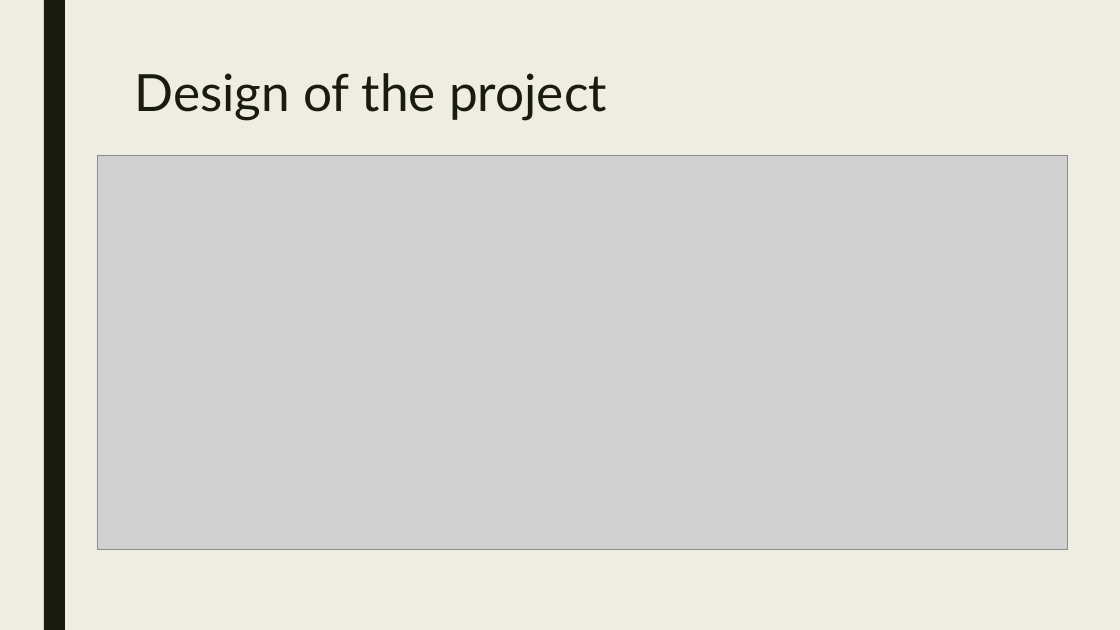
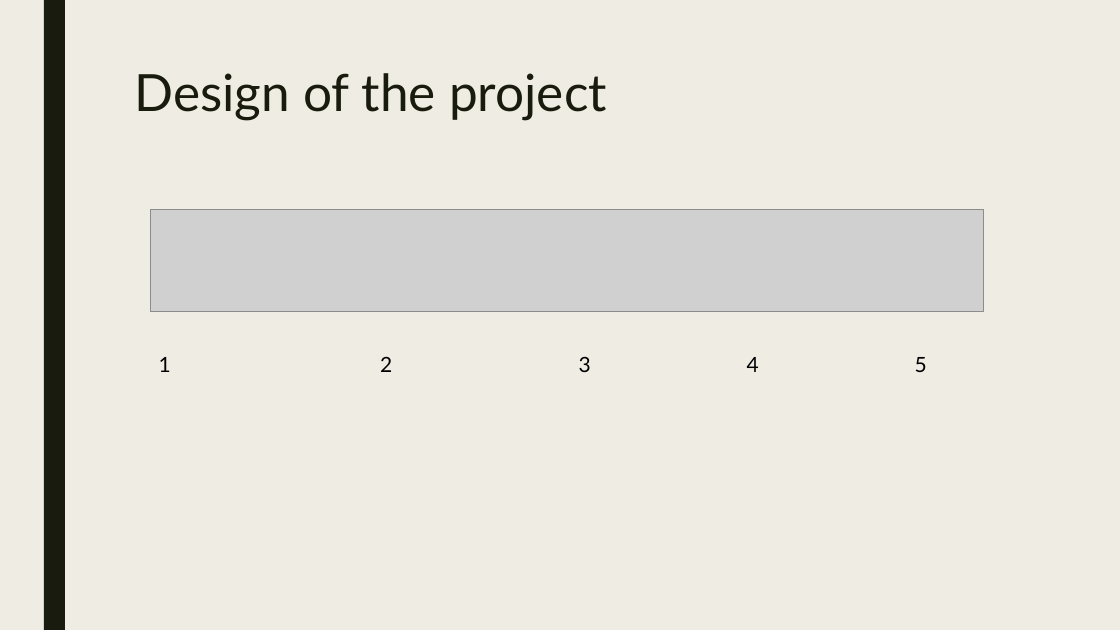
Before and after one commit to seans888/RoaD2R, a slide deck: slide 9 of Identifying fake news in facebook.pptx (slide 12 before the commit). Drawn at 1120x630 pixels with LibreOffice and Linux fonts; fonts in the diff are those of the drawing; grey boxes stand for pictures. Boxes give left, top, right and bottom in pixels: in the first picture for what was removed or moved away, otherwise in the second. Text is boxed around its words. In the diff, an @@ line names an element or a change of style, - is before the commit and + after.

```diff
--- a/Identifying fake news in facebook.pptx
+++ b/Identifying fake news in facebook.pptx
@@ picture: place and size @@
-picture at (97,155,1069,550)
+picture at (150,209,984,312)
@@ text added at (159,356,927,372), 18 pt, text #000000 @@
+1 2 3 4 5
```
Also in this commit, not shown: 6 other slides changed, 1 slide added, 22 slides removed, 2 other files.
